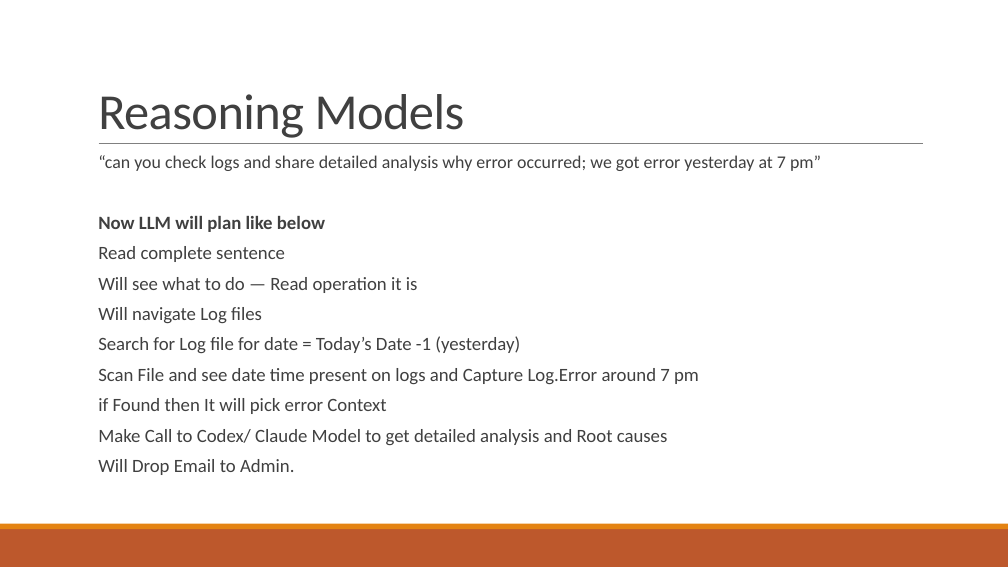
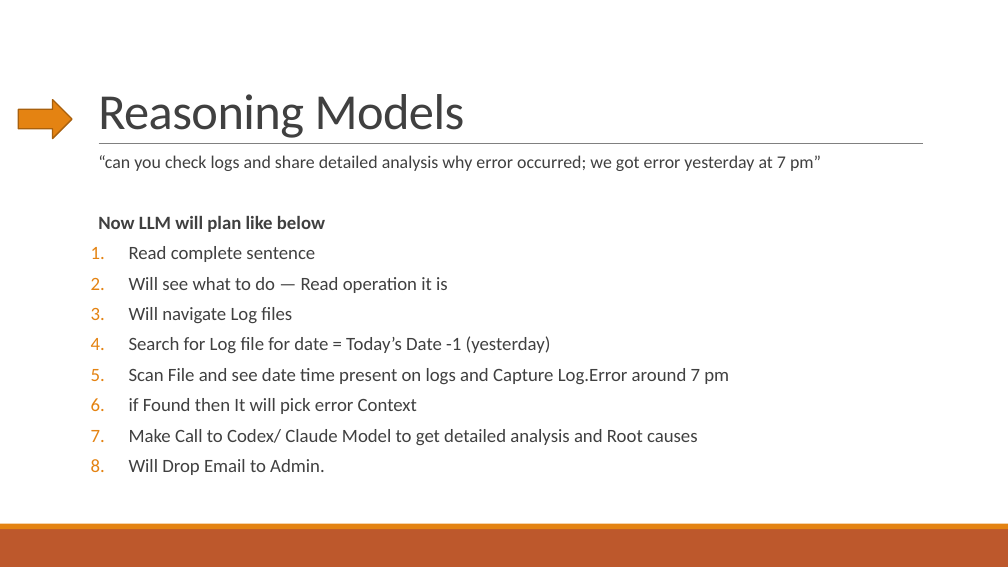
Before and after one commit to deveshomar/EducationAIAgent, a slide deck: slide 12 of session3/Choosing Between Models.pptx. Drawn at 1008x567 pixels with LibreOffice and Linux fonts; fonts in the diff are those of the drawing. Boxes give left, top, right and bottom in pixels: in the first picture for what was removed or moved away, otherwise in the second. Text is boxed around its words. In the diff, an @@ line names an element or a change of style, - is before the commit and + after.

```diff
--- a/session3/Choosing Between Models.pptx
+++ b/session3/Choosing Between Models.pptx
@@ right arrow added at (18,100,72,138), fill #E48312, outline #A9610D 1.25 pt @@
@@ text at (129,246,729,475): bullet   to 1. @@
```
Also in this commit, not shown: 11 other slides changed, 18 other files.
